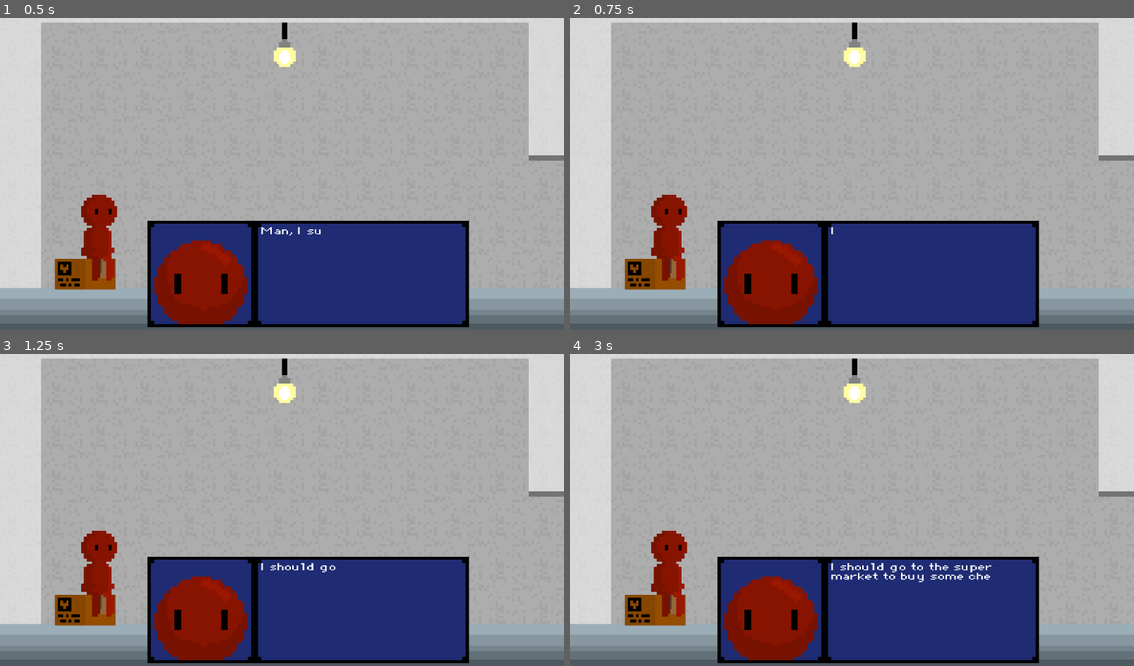
Above: before the commit, frames 1-4 (two rows, left to right).
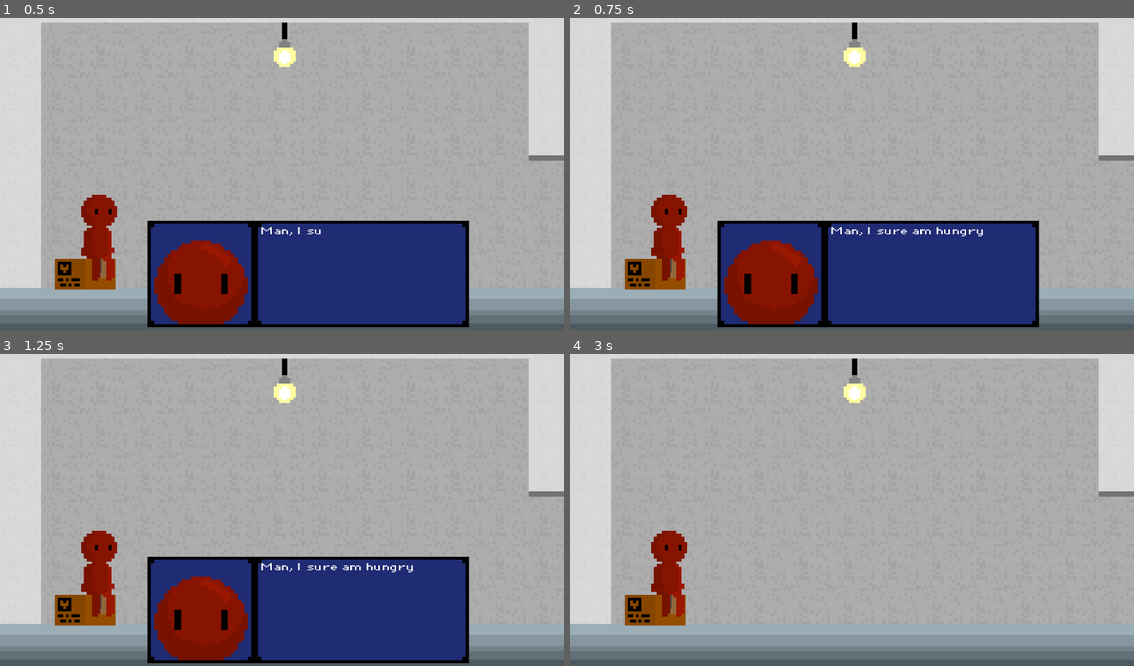
Above: after the commit, the same moments.

Repository: ratmanZorry/GJL-game-parade-game
Game: Godot game, scene res://scenes/house.tscn
The game is run twice, just before and just after one commit, with the same random seed, the same clock (stepped at 60 frames per second) and the same inputs. This scene is started directly instead of the project's main scene.
Inputs:
- Up to frame 1 (0.5 s): no input
- Up to frame 2 (0.75 s): hold Right (right) from 0.53 s (still down); tap Space (dialogue) at 0.6 s
- Up to frame 3 (1.25 s): keep holding Right (right)
- Up to frame 4 (3 s): tap Space (dialogue) at 1.35, 2.1, 2.85 s; release Right (right) at 2.03 s; hold A (left) 2.03-2.78 s; hold Right (right) from 2.78 s (still down)

Frame 1 is identical in both runs. In frame 2, 0.2% of the frame differs, in the area x 46-74%, y 67-70%; in frame 3, 0.2%; in frame 4, 19%, in the area x 26-84%, y 65-100%.

Commit message:
minor changes

Diff:
--- a/loop-maintainer/scenes/house.tscn
+++ b/loop-maintainer/scenes/house.tscn
@@ -91,7 +91,9 @@
 position = Vector2(520, 533)
 scale = Vector2(6.84, 6.84)
 
-[node name="dialogue_manager" parent="." instance=ExtResource("5_3bgk5")]
+[node name="dialogue_manager" parent="." node_paths=PackedStringArray("dialogue_box") instance=ExtResource("5_3bgk5")]
 start_dialogue = Array[ExtResource("6_ptc3g")]([SubResource("Resource_bwc8c"), SubResource("Resource_ptc3g")])
+dialogue_box = NodePath("../CanvasLayer/dialogue_box")
 
 [connection signal="dialogue" from="dialogue_manager" to="CanvasLayer/dialogue_box" method="_on_dialogue_manager_dialogue"]
+[connection signal="dialogue_end" from="dialogue_manager" to="CanvasLayer/dialogue_box" method="_on_dialogue_manager_dialogue_end"]
--- a/loop-maintainer/scenes/main.tscn
+++ b/loop-maintainer/scenes/main.tscn
@@ -222,8 +222,9 @@
 position = Vector2(520, 533)
 scale = Vector2(6.84, 6.84)
 
-[node name="dialogue_manager" type="Node" parent="."]
+[node name="dialogue_manager" type="Node" parent="." node_paths=PackedStringArray("dialogue_box")]
 script = ExtResource("8_tipki")
+dialogue_box = NodePath("../CanvasLayer/dialogue_box")
 
 [node name="big_spike" parent="." instance=ExtResource("11_ya4ey")]
 position = Vector2(1000, 128)
@@ -307,3 +308,4 @@
 shape = SubResource("RectangleShape2D_eb6dy")
 
 [connection signal="dialogue" from="dialogue_manager" to="CanvasLayer/dialogue_box" method="_on_dialogue_manager_dialogue"]
+[connection signal="dialogue_end" from="dialogue_manager" to="CanvasLayer/dialogue_box" method="_on_dialogue_manager_dialogue_end"]
--- a/loop-maintainer/scripts/dialogue_box.gd
+++ b/loop-maintainer/scripts/dialogue_box.gd
@@ -6,12 +6,18 @@
 
 var full_text := ""
 var current_index := 0
+var is_typing := false
+
+func _ready() -> void:
+	visible = false
 
 func _on_dialogue_manager_dialogue(dialogue_text: String, profile_texture: Texture2D) -> void:
+	visible = true
 	profile.texture = profile_texture
 	full_text = dialogue_text
 	current_index = 0
 	text.text = ""
+	is_typing = true
 	typing_timer.start()
 
 func _on_typing_timer_timeout() -> void:
@@ -20,3 +26,13 @@
 		current_index += 1
 	else:
 		typing_timer.stop()
+		is_typing = false
+
+func skip_typing():
+	if is_typing:
+		typing_timer.stop()
+		text.text = full_text
+		is_typing = false
+
+func _on_dialogue_manager_dialogue_end() -> void:
+	visible = false
--- a/loop-maintainer/scripts/dialogue_manager.gd
+++ b/loop-maintainer/scripts/dialogue_manager.gd
@@ -1,22 +1,24 @@
 extends Node
 
 signal dialogue(dialogue_text: String, profile_texture: Texture2D)
-signal dialogue_start
 signal dialogue_end
 
 @export var start_dialogue: Array[DialogueLine]
+@export var dialogue_box: Node2D
+
 
 func _ready() -> void:
 	if get_tree().current_scene.name == "house":
 		for line in start_dialogue:
-			emit_dialogue(line.text, line.profile)
+			emit_signal("dialogue", line.text, line.profile)
 			await wait_for_dialogue_key()
-
-func emit_dialogue(dialogue_text: String, profile: Texture2D) -> void:
-	emit_signal("dialogue", dialogue_text, profile)
+		emit_signal("dialogue_end")
 
 func wait_for_dialogue_key() -> void:
 	while true:
 		await get_tree().process_frame
 		if Input.is_action_just_pressed("dialogue"):
-			break
+			if dialogue_box.is_typing:
+				dialogue_box.skip_typing()
+			else:
+				break
